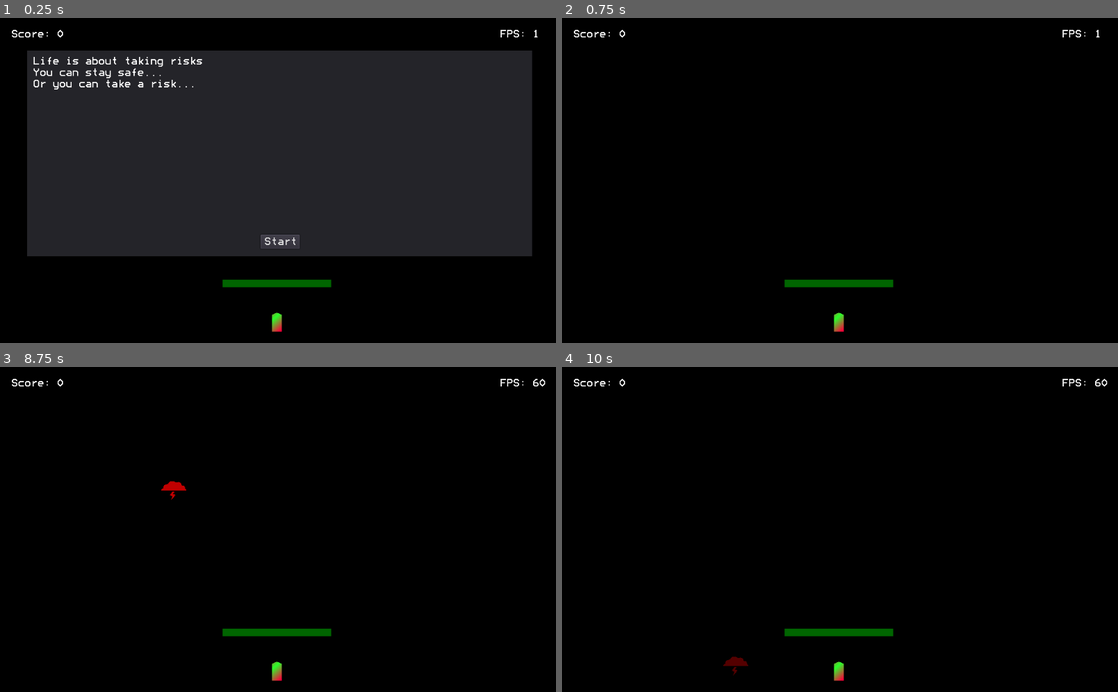
Above: before the commit, frames 1-4 (two rows, left to right).
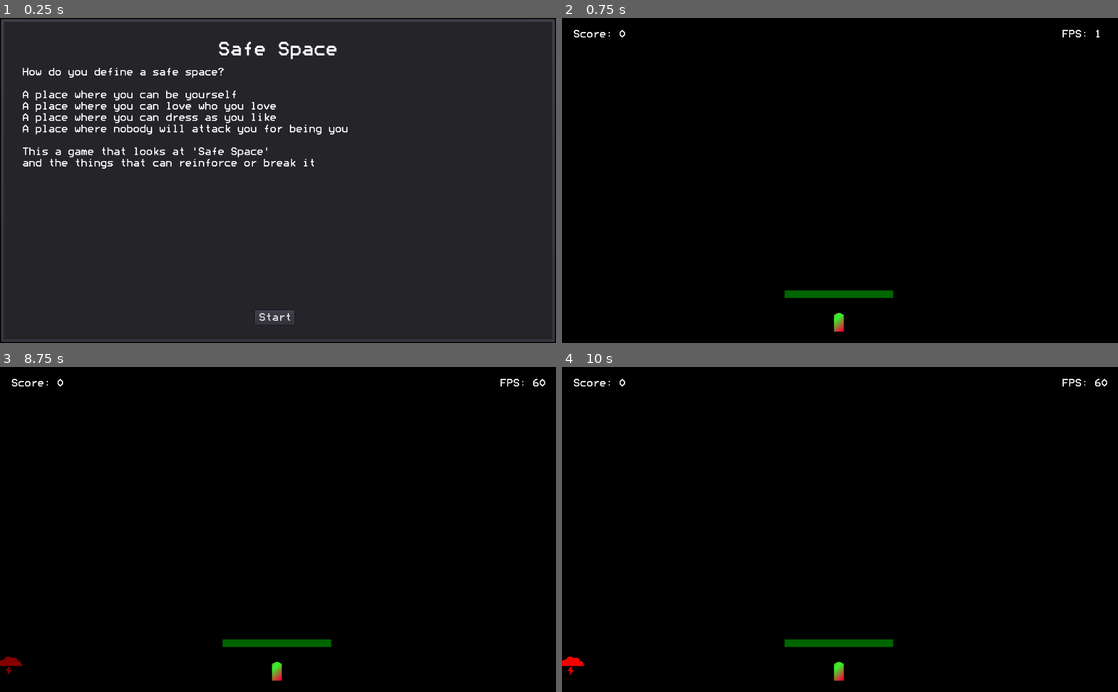
Above: after the commit, the same moments.

Repository: imekon/safety
Game: Godot game, scene res://scenes/Welcome.tscn
Same seed, same stepped clock (60 frames per second), same inputs: the game is played once before the commit and once after it. Before the commit the project starts from res://scenes/Main.tscn.
Inputs:
- Up to frame 1 (0.25 s): no input
- Up to frame 2 (0.75 s): click "Start" at 0.5 s
- Up to frame 3 (8.75 s): tap Enter at 2, 5, 6.5 s; tap Space at 4.25, 5.75, 7.25 s
- Up to frame 4 (10 s): no input

The runs differ from the first frame. In frame 1, 46% of the frame differs, in the area x 0-100%, y 0-100%; in frame 2, 0.9%; in frame 3, 1.1%; in frame 4, 1.1%.

Commit message:
structuring

Diff:
--- a/project.godot
+++ b/project.godot
@@ -11,7 +11,7 @@
 [application]
 
 config/name="Safe Space"
-run/main_scene="res://scenes/Main.tscn"
+run/main_scene="res://scenes/Welcome.tscn"
 config/icon="res://icon.png"
 
 [display]
--- a/scenes/Main.tscn
+++ b/scenes/Main.tscn
@@ -21,32 +21,13 @@
 font_data = ExtResource( 3 )
 _sections_unfolded = [ "Font", "Settings" ]
 
-[sub_resource type="DynamicFont" id=3]
-
-size = 20
-use_mipmaps = false
-use_filter = false
-font_data = ExtResource( 3 )
-_sections_unfolded = [ "Font", "Settings" ]
-
-[sub_resource type="DynamicFont" id=4]
-
-size = 20
-use_mipmaps = false
-use_filter = false
-font_data = ExtResource( 3 )
-_sections_unfolded = [ "Font", "Settings" ]
-
-[node name="Main" type="Node2D"]
+[node name="Main" type="Node2D" index="0"]
 
 script = ExtResource( 1 )
 
 [node name="SafeSpace" parent="." index="0" instance=ExtResource( 2 )]
 
-margin_left = 510.0
-margin_top = 490.0
-margin_right = 550.0
-margin_bottom = 530.0
+position = Vector2( 510, 510 )
 
 [node name="ScoreLabel" type="Label" parent="." index="1"]
 
@@ -98,87 +79,11 @@
 
 position = Vector2( 510, 560 )
 
-[node name="IntroductionPanel" type="Panel" parent="." index="4"]
-
-anchor_left = 0.0
-anchor_top = 0.0
-anchor_right = 0.0
-anchor_bottom = 0.0
-margin_left = 50.0
-margin_top = 60.0
-margin_right = 980.0
-margin_bottom = 440.0
-rect_pivot_offset = Vector2( 0, 0 )
-rect_clip_content = false
-mouse_filter = 0
-mouse_default_cursor_shape = 0
-size_flags_horizontal = 1
-size_flags_vertical = 1
-
-[node name="RichTextLabel" type="RichTextLabel" parent="IntroductionPanel" index="0"]
-
-anchor_left = 0.0
-anchor_top = 0.0
-anchor_right = 0.0
-anchor_bottom = 0.0
-margin_left = 10.0
-margin_top = 10.0
-margin_right = 920.0
-margin_bottom = 320.0
-rect_pivot_offset = Vector2( 0, 0 )
-rect_clip_content = true
-mouse_filter = 0
-mouse_default_cursor_shape = 0
-size_flags_horizontal = 1
-size_flags_vertical = 1
-custom_fonts/normal_font = SubResource( 3 )
-bbcode_enabled = false
-bbcode_text = ""
-visible_characters = -1
-percent_visible = 1.0
-meta_underlined = true
-tab_size = 4
-text = ""
-scroll_active = true
-scroll_following = false
-selection_enabled = false
-override_selected_font_color = false
-_sections_unfolded = [ "custom_fonts" ]
-
-[node name="StartButton" type="Button" parent="IntroductionPanel" index="1"]
-
-anchor_left = 0.0
-anchor_top = 0.0
-anchor_right = 0.0
-anchor_bottom = 0.0
-margin_left = 430.0
-margin_top = 340.0
-margin_right = 502.0
-margin_bottom = 366.0
-rect_pivot_offset = Vector2( 0, 0 )
-rect_clip_content = false
-focus_mode = 2
-mouse_filter = 0
-mouse_default_cursor_shape = 0
-size_flags_horizontal = 1
-size_flags_vertical = 1
-custom_fonts/font = SubResource( 4 )
-toggle_mode = false
-enabled_focus_mode = 2
-shortcut = null
-group = null
-text = "Start"
-flat = false
-align = 1
-_sections_unfolded = [ "custom_fonts" ]
-
-[node name="Timer" type="Timer" parent="." index="5"]
+[node name="Timer" type="Timer" parent="." index="4"]
 
 process_mode = 1
-wait_time = 7.0
+wait_time = 1.0
 one_shot = false
 autostart = false
 
-[connection signal="pressed" from="IntroductionPanel/StartButton" to="." method="on_start_pressed"]
-
 [connection signal="timeout" from="Timer" to="." method="on_timer_timeout"]
--- a/scenes/SafeSpace.tscn
+++ b/scenes/SafeSpace.tscn
@@ -1,8 +1,22 @@
-[gd_scene load_steps=2 format=2]
+[gd_scene load_steps=4 format=2]
 
 [ext_resource path="res://scripts/SafeSpace.gd" type="Script" id=1]
+[ext_resource path="res://scripts/SafeSpaceControl.gd" type="Script" id=2]
 
-[node name="SafeSpace" type="Control"]
+[sub_resource type="RectangleShape2D" id=1]
+
+custom_solver_bias = 0.0
+extents = Vector2( 10, 10 )
+
+[node name="SafeSpace" type="KinematicBody2D"]
+
+input_pickable = false
+collision_layer = 1
+collision_mask = 1
+collision/safe_margin = 0.08
+script = ExtResource( 1 )
+
+[node name="Control" type="Control" parent="." index="0"]
 
 anchor_left = 0.0
 anchor_top = 0.0
@@ -16,4 +30,8 @@
 mouse_default_cursor_shape = 0
 size_flags_horizontal = 1
 size_flags_vertical = 1
-script = ExtResource( 1 )
+script = ExtResource( 2 )
+
+[node name="CollisionShape2D" type="CollisionShape2D" parent="." index="1"]
+
+shape = SubResource( 1 )
--- /dev/null
+++ b/scenes/Welcome.tscn
@@ -0,0 +1,145 @@
+[gd_scene load_steps=6 format=2]
+
+[ext_resource path="res://scripts/Welcome.gd" type="Script" id=1]
+[ext_resource path="res://fonts/MODES___.TTF" type="DynamicFontData" id=2]
+
+[sub_resource type="DynamicFont" id=1]
+
+size = 36
+use_mipmaps = false
+use_filter = false
+font_data = ExtResource( 2 )
+_sections_unfolded = [ "Font", "Settings" ]
+
+[sub_resource type="DynamicFont" id=2]
+
+size = 20
+use_mipmaps = true
+use_filter = false
+font_data = ExtResource( 2 )
+_sections_unfolded = [ "Font", "Settings" ]
+
+[sub_resource type="DynamicFont" id=3]
+
+size = 20
+use_mipmaps = false
+use_filter = false
+font_data = ExtResource( 2 )
+_sections_unfolded = [ "Font", "Settings" ]
+
+[node name="Welcome" type="PanelContainer"]
+
+anchor_left = 0.0
+anchor_top = 0.0
+anchor_right = 0.0
+anchor_bottom = 0.0
+margin_right = 1024.0
+margin_bottom = 600.0
+rect_pivot_offset = Vector2( 0, 0 )
+rect_clip_content = false
+mouse_filter = 0
+mouse_default_cursor_shape = 0
+size_flags_horizontal = 1
+size_flags_vertical = 1
+script = ExtResource( 1 )
+_sections_unfolded = [ "Rect" ]
+
+[node name="Panel" type="Panel" parent="." index="0"]
+
+anchor_left = 0.0
+anchor_top = 0.0
+anchor_right = 0.0
+anchor_bottom = 0.0
+margin_left = 7.0
+margin_top = 7.0
+margin_right = 1017.0
+margin_bottom = 593.0
+rect_pivot_offset = Vector2( 0, 0 )
+rect_clip_content = false
+mouse_filter = 0
+mouse_default_cursor_shape = 0
+size_flags_horizontal = 1
+size_flags_vertical = 1
+
+[node name="Label" type="Label" parent="Panel" index="0"]
+
+anchor_left = 0.0
+anchor_top = 0.0
+anchor_right = 0.0
+anchor_bottom = 0.0
+margin_left = 13.0
+margin_top = 33.0
+margin_right = 993.0
+margin_bottom = 70.0
+rect_pivot_offset = Vector2( 0, 0 )
+rect_clip_content = false
+mouse_filter = 2
+mouse_default_cursor_shape = 0
+size_flags_horizontal = 1
+size_flags_vertical = 4
+custom_fonts/font = SubResource( 1 )
+text = "Safe Space"
+align = 1
+percent_visible = 1.0
+lines_skipped = 0
+max_lines_visible = -1
+_sections_unfolded = [ "custom_fonts" ]
+
+[node name="RichTextLabel" type="RichTextLabel" parent="Panel" index="1"]
+
+anchor_left = 0.0
+anchor_top = 0.0
+anchor_right = 0.0
+anchor_bottom = 0.0
+margin_left = 33.0
+margin_top = 83.0
+margin_right = 973.0
+margin_bottom = 513.0
+rect_pivot_offset = Vector2( 0, 0 )
+rect_clip_content = true
+mouse_filter = 0
+mouse_default_cursor_shape = 0
+size_flags_horizontal = 1
+size_flags_vertical = 1
+custom_fonts/normal_font = SubResource( 2 )
+bbcode_enabled = false
+bbcode_text = ""
+visible_characters = -1
+percent_visible = 1.0
+meta_underlined = true
+tab_size = 4
+text = ""
+scroll_active = true
+scroll_following = false
+selection_enabled = false
+override_selected_font_color = false
+_sections_unfolded = [ "custom_fonts" ]
+
+[node name="StartButton" type="Button" parent="Panel" index="2"]
+
+anchor_left = 0.0
+anchor_top = 0.0
+anchor_right = 0.0
+anchor_bottom = 0.0
+margin_left = 463.0
+margin_top = 533.0
+margin_right = 535.0
+margin_bottom = 559.0
+rect_pivot_offset = Vector2( 0, 0 )
+rect_clip_content = false
+focus_mode = 2
+mouse_filter = 0
+mouse_default_cursor_shape = 0
+size_flags_horizontal = 1
+size_flags_vertical = 1
+custom_fonts/font = SubResource( 3 )
+toggle_mode = false
+enabled_focus_mode = 2
+shortcut = null
+group = null
+text = "Start"
+flat = false
+align = 1
+_sections_unfolded = [ "custom_fonts" ]
+
+[connection signal="pressed" from="Panel/StartButton" to="." method="on_start_pressed"]
--- a/scripts/Main.gd
+++ b/scripts/Main.gd
@@ -5,34 +5,31 @@
 
 onready var scoreLabel = $ScoreLabel
 onready var fpsLabel = $FPSLabel
-onready var introPanel = $IntroductionPanel
-onready var introText = $IntroductionPanel/RichTextLabel
 onready var timer = $Timer
 
 onready var fallingEuro = load("res://scenes/FallingEuro.tscn")
 onready var directedCatastrophe = load("res://scenes/CatastropheShape.tscn")
 
 func _ready():
-	introText.add_text("Life is about taking risks\n")
-	introText.add_text("You can stay safe...\n")
-	introText.add_text("Or you can take a risk...\n")
+	randomize()
+	timer.start()
 
 func _process(delta):
 	scoreLabel.text = "Score: " + str(score)
 	var fps = Engine.get_frames_per_second()
 	fpsLabel.text = "FPS: " + str(fps)
 
-func on_start_pressed():
-	introPanel.hide()
-	timer.start()
-
 func on_timer_timeout():
 	# var euro = fallingEuro.instance()
 	# euro.position = Vector2(320, 100)
 	#add_child(euro)
 
-	if not doneCatastrophe:
-		var catastrophe = directedCatastrophe.instance()
-		catastrophe.position = Vector2(320, 100)
-		add_child(catastrophe)
-		doneCatastrophe = true
+	release_the_catastrophe()
+
+func release_the_catastrophe():
+	if doneCatastrophe:
+		return
+	var catastrophe = directedCatastrophe.instance()
+	catastrophe.position = Vector2(randi() % 640, 100)
+	add_child(catastrophe)
+	doneCatastrophe = true
--- a/scripts/SafeSpace.gd
+++ b/scripts/SafeSpace.gd
@@ -1,17 +1,4 @@
-extends Control
+extends KinematicBody2D
 
-const HEIGHT = 7
-
-var strength = 100
-var Strength setget set_strength, get_strength
-
-func set_strength(value):
-	strength = value
-	update()
-
-func get_strength():
-	return strength
-
-func _draw():
-	var rect = Rect2(-strength, -HEIGHT, strength * 2, HEIGHT * 2)
-	draw_rect(rect, Color(0, 0.4, 0))
+onready var control = $Control
+onready var collisions = $CollisionShape2D
--- /dev/null
+++ b/scripts/SafeSpaceControl.gd
@@ -0,0 +1,17 @@
+extends Control
+
+const HEIGHT = 7
+
+var strength = 100
+var Strength setget set_strength, get_strength
+
+func set_strength(value):
+	strength = value
+	update()
+
+func get_strength():
+	return strength
+
+func _draw():
+	var rect = Rect2(-strength, -HEIGHT, strength * 2, HEIGHT * 2)
+	draw_rect(rect, Color(0, 0.4, 0))
--- /dev/null
+++ b/scripts/Welcome.gd
@@ -0,0 +1,18 @@
+extends PanelContainer
+
+onready var text = $Panel/RichTextLabel
+
+var messages = [ "How do you define a safe space?\n\n",
+				"A place where you can be yourself\n",
+				"A place where you can love who you love\n",
+				"A place where you can dress as you like\n",
+				"A place where nobody will attack you for being you\n\n",
+				"This a game that looks at 'Safe Space'\n",
+				"and the things that can reinforce or break it" ]
+
+func _ready():
+	for message in messages:
+		text.add_text(message)
+
+func on_start_pressed():
+	get_tree().change_scene("res://scenes/main.tscn")
Not shown: 1 places in scenes/Main.tscn that only renumber resources
